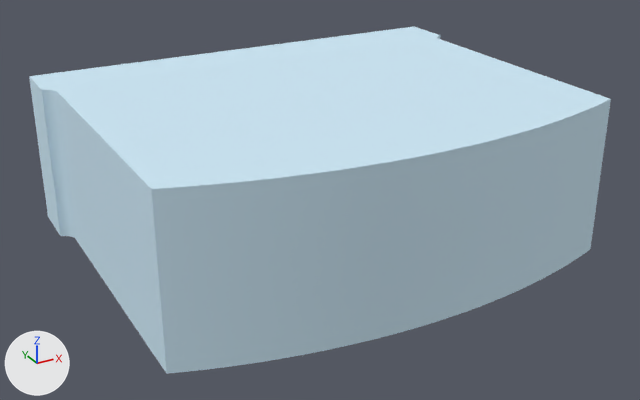
What one commit did to the FBX model Unity Project/Giroux-CAP6117-SANC - crown/Assets/Models/LOD Headstones/PA-653-F.fbx.
Both versions are drawn from a 50 mm lens placed at (-0.775, -1.765, 0.631), pointed at (-0.017, -0.388, -0.057). Every picture has the same lights, and +X, +Y and +Z are marked at lower left. The first picture is the older version. Objects named as collision shapes, trigger or cutter boxes, shadow casters or lower levels of detail are left out. Where no turn or scale is listed for an object, it has been applied to the vertices.

The first picture shows 'PA-653-F_LOD0'.
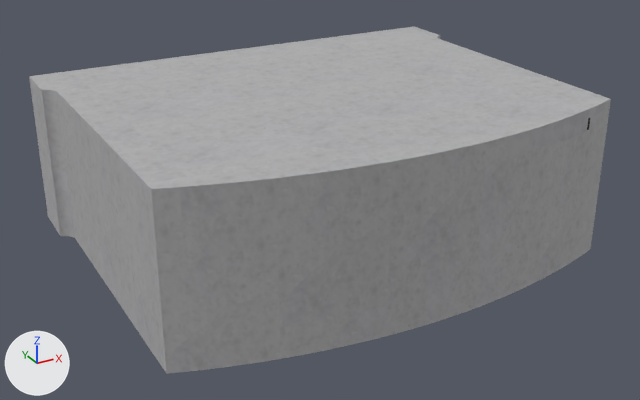
Boxes (x1, y1, x2, y2) around the edits, measured in the pictures (640 x 400 px):
'PA-653-F_LOD0', recoloured (blue to grey): (29, 26, 611, 374) in both

The change in detail:
Picture 'B-653-F.png' (img_b_653_f_png) is new.
Material '0.615686_0.811765_0.929412_0.000000_0.000000' (mat_0_615686_0_811765_0_929412_0_000000_0_000000) is new.
Its texture is img_b_653_f_png.
Its roughness is 0.859.
me_mesh2_013 has 210 vertices, 416 faces and spans x -0.457..0.457, y -0.737..0.0, z -0.152..0.152.
me_mesh2_013 no longer uses material mat_0_615686_0_811765_0_929412_0_000000_0_137 (blue #cee9f7).
me_mesh2_013 gains material mat_0_615686_0_811765_0_929412_0_000000_0_000000 (picture img_b_653_f_png).
